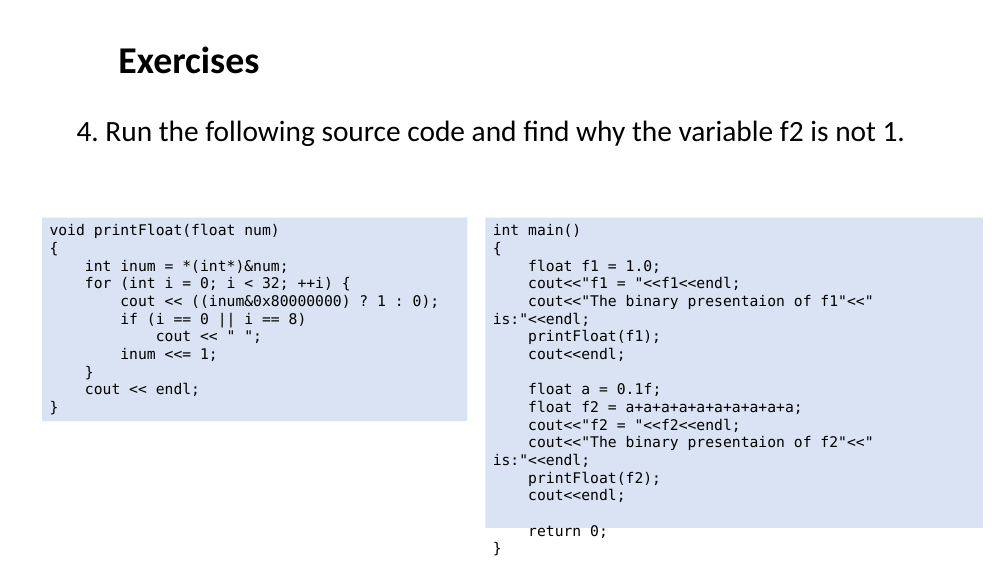
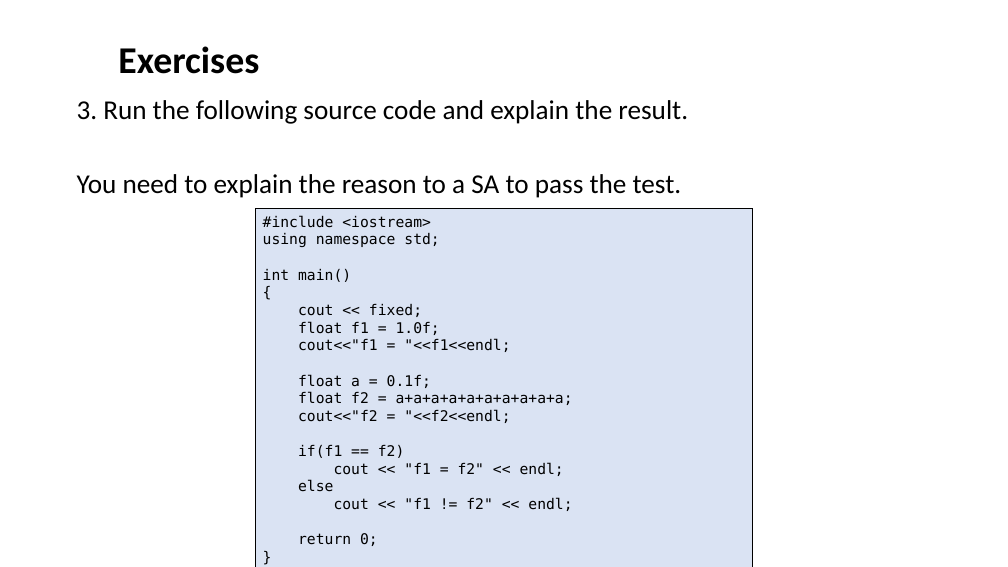
Before and after one commit to ShiqiYu/CPP, a slide deck: slide 13 of week02/Lab02.pptx (slide 17 before the commit). Drawn at 1008x567 pixels with LibreOffice and Linux fonts; fonts in the diff are those of the drawing; background and template pictures are left out. Boxes give left, top, right and bottom in pixels: in the first picture for what was removed or moved away, otherwise in the second. Text is boxed around its words. In the diff, an @@ line names an element or a change of style, - is before the commit and + after.

```diff
--- a/week02/Lab02.pptx
+++ b/week02/Lab02.pptx
@@ text at [77, 100, 688, 198]: text changed; size 28 to 25.9 pt @@
-4. Run the following source code and find why the variable f2 is not 1.
+3. Run the following source code and explain the result.
+You need to explain the reason to a SA to pass the test.
@@ rectangle "#include <iostream>": place and size @@
-rectangle "#include <iostream>" at [485, 218, 983, 529]
+rectangle "#include <iostream>" at [256, 209, 753, 567]
@@ rectangle "#include <iostream>" at [256, 209, 753, 567]: outline none to #000000 0.75 pt @@
@@ rectangle removed at [42, 218, 468, 421] @@
-void printFloat(float num)
-{
-int inum = *(int*)&num;
-for (int i = 0; i < 32; ++i) {
-cout << ((inum&0x80000000) ? 1 : 0);
-if (i == 0 || i == 8)
-cout << " ";
-inum <<= 1;
-}
-cout << endl;
-}
@@ text in rectangle at [263, 215, 439, 247]: paragraphs added @@
+#include <iostream>
+using namespace std;
@@ text in rectangle at [493, 294, 873, 361]: paragraphs removed @@
-cout<<"The binary presentaion of f1"<<" is:"<<endl;
-printFloat(f1);
-cout<<endl;
@@ text in rectangle at [298, 303, 440, 335]: text changed @@
-float f1 = 1.0;
+cout << fixed;
+float f1 = 1.0f;
@@ text in rectangle at [298, 444, 572, 511]: text changed @@
-cout<<"The binary presentaion of f2"<<" is:"<<endl;
-printFloat(f2);
-cout<<endl;
+if(f1 == f2)
+cout << "f1 = f2" << endl;
+else
+cout << "f1 != f2" << endl;
```
Also in this commit, not shown: 5 other slides changed, 9 slides added, 11 slides removed.
